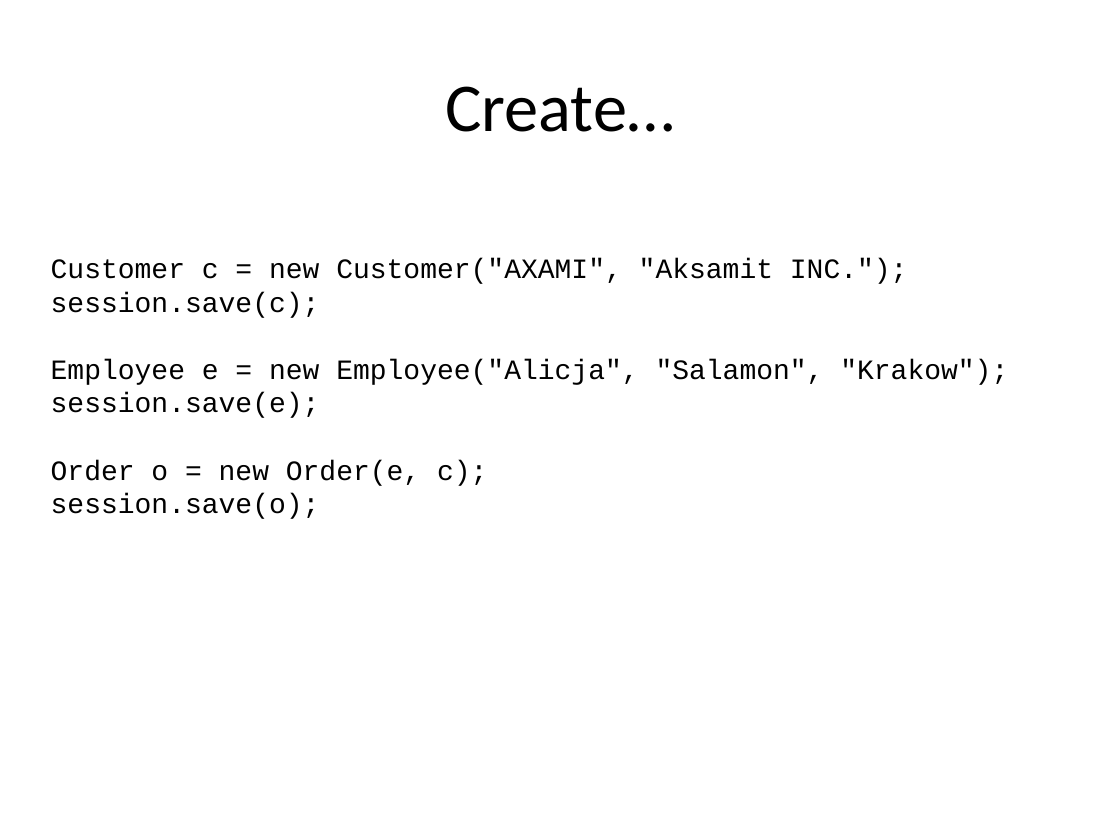
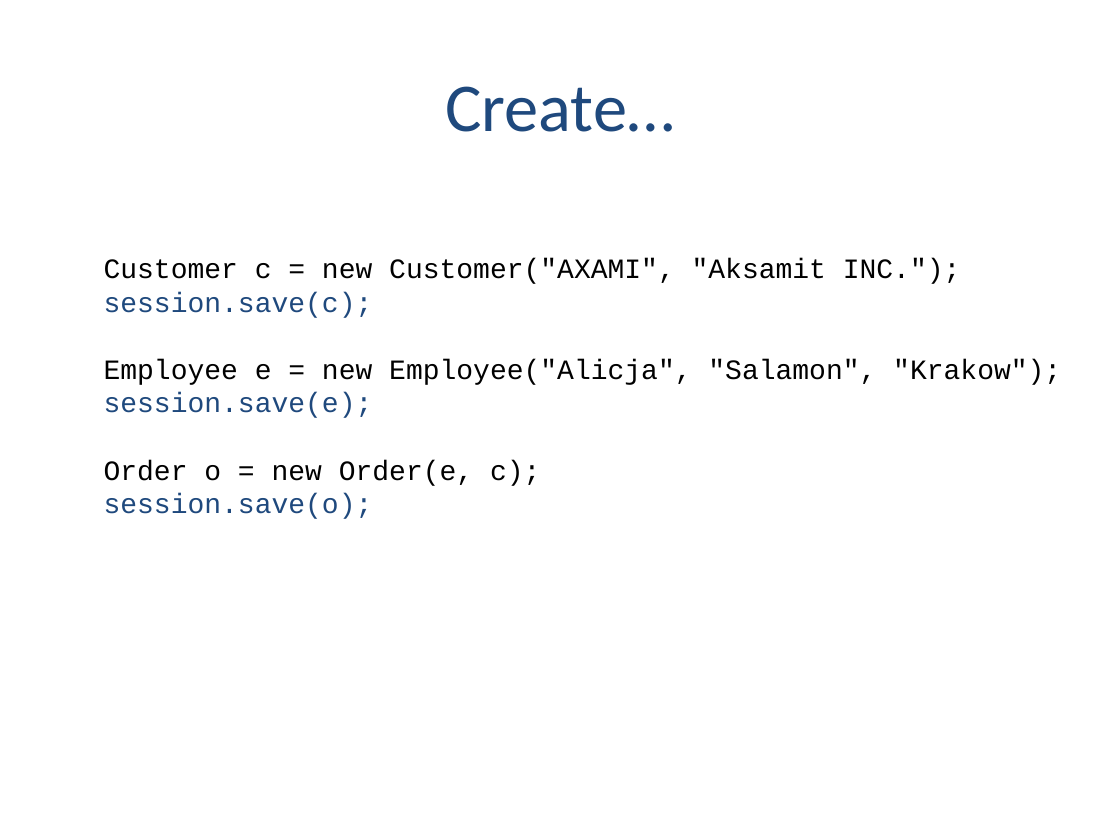
Before and after one commit to alicjasalamon/DB2, a slide deck: slide 26 of MySQL + Hibernate.pptx (slide 25 before the commit). Drawn at 1120x840 pixels with LibreOffice and Linux fonts; fonts in the diff are those of the drawing. Boxes give left, top, right and bottom in pixels: in the first picture for what was removed or moved away, otherwise in the second. Text is boxed around its words. In the diff, an @@ line names an element or a change of style, - is before the commit and + after.

Commit message:
Presentation - new colors + agenda

```diff
--- a/MySQL + Hibernate.pptx
+++ b/MySQL + Hibernate.pptx
@@ title "Create…" at bbox=[445, 86, 674, 132]: text colour #000000 to #1F497D @@
@@ text "Customer c = new Customer("AXAMI", ...": place and size @@
-text "Customer c = new Customer("AXAMI", ..." at bbox=[51, 258, 1008, 519]
+text "Customer c = new Customer("AXAMI", ..." at bbox=[104, 258, 1061, 519]
@@ text at bbox=[104, 292, 373, 519]: text colour #000000 to #1F497D in "session.save(c);", "session.save(e);", "session.save(o);" @@
```
Also in this commit, not shown: 24 other slides changed, 2 slides added, 1 slide removed.
